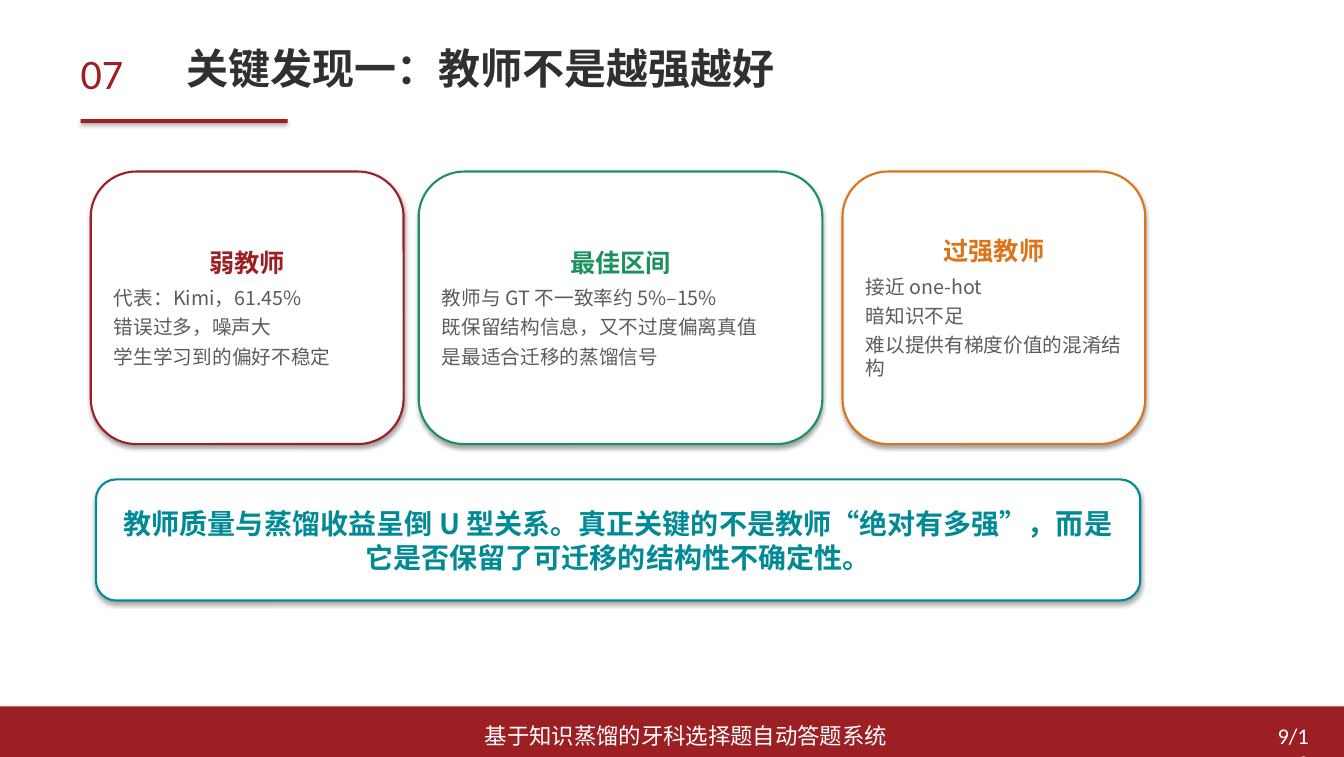
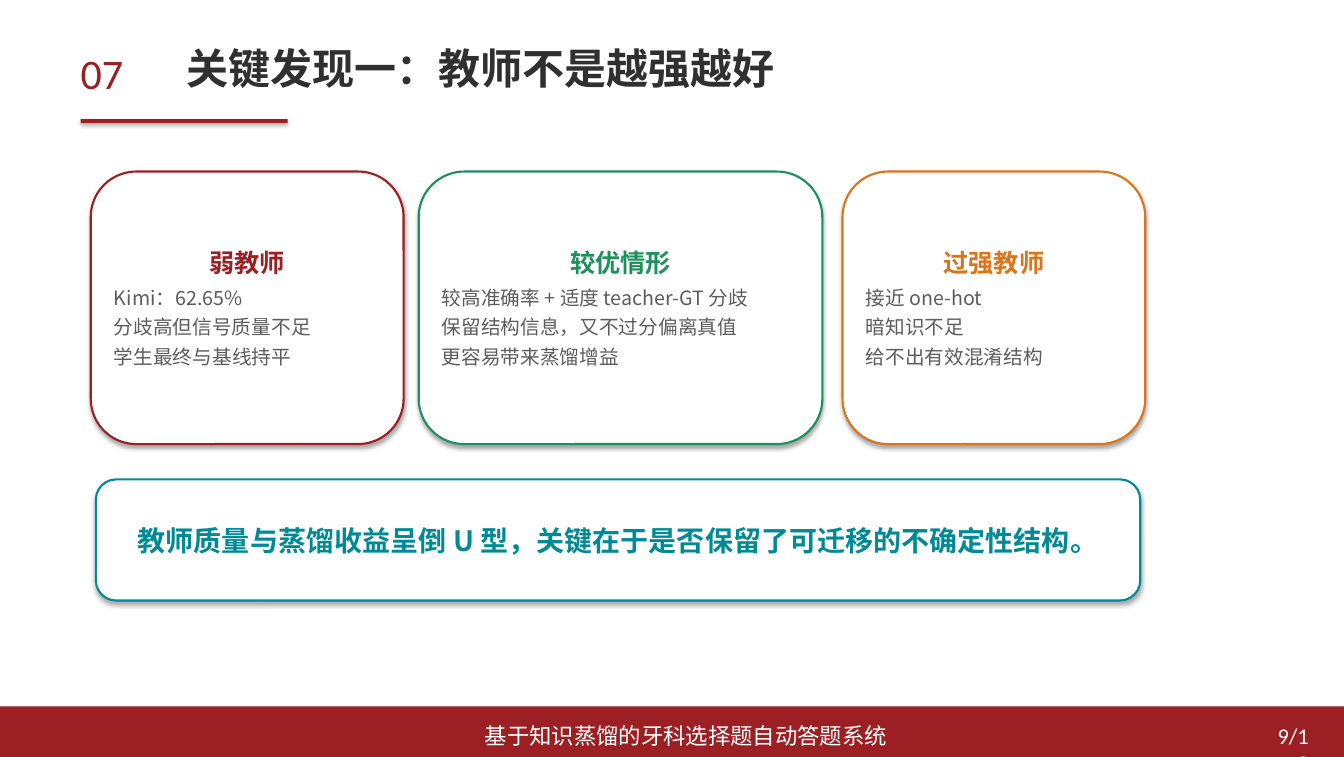
Before and after one commit to arthaschan/mentalDistill, a slide deck: slide 9 of thesis/答辩/论文汇报PPT_模板风格版.pptx. Drawn at 1344x757 pixels with LibreOffice and Linux fonts; fonts in the diff are those of the drawing. Boxes give left, top, right and bottom in pixels: in the first picture for what was removed or moved away, otherwise in the second. Text is boxed around its words. In the diff, an @@ line names an element or a change of style, - is before the commit and + after.

```diff
--- a/thesis/答辩/论文汇报PPT_模板风格版.pptx
+++ b/thesis/答辩/论文汇报PPT_模板风格版.pptx
@@ text in rounded rectangle at (x1=442, y1=250, x2=748, y2=366): text changed @@
-最佳区间
-教师与 GT 不一致率约 5%–15%
-既保留结构信息，又不过度偏离真值
-是最适合迁移的蒸馏信号
+较优情形
+较高准确率 + 适度 teacher-GT 分歧
+保留结构信息，又不过分偏离真值
+更容易带来蒸馏增益
@@ text in rounded rectangle at (x1=114, y1=290, x2=311, y2=366): text changed @@
-代表：Kimi，61.45%
-错误过多，噪声大
-学生学习到的偏好不稳定
+Kimi：62.65%
+分歧高但信号质量不足
+学生最终与基线持平
@@ text in rounded rectangle at (x1=866, y1=347, x2=1043, y2=366): text changed @@
-难以提供有梯度价值的混淆结构
+给不出有效混淆结构
@@ text in rounded rectangle at (x1=138, y1=527, x2=1098, y2=555): text changed @@
-教师质量与蒸馏收益呈倒 U 型关系。真正关键的不是教师“绝对有多强”，而是它是否保留了可迁移的结构性不确定性。
+教师质量与蒸馏收益呈倒 U 型，关键在于是否保留了可迁移的不确定性结构。
```
Also in this commit, not shown: 11 other slides changed, 10 other files.
